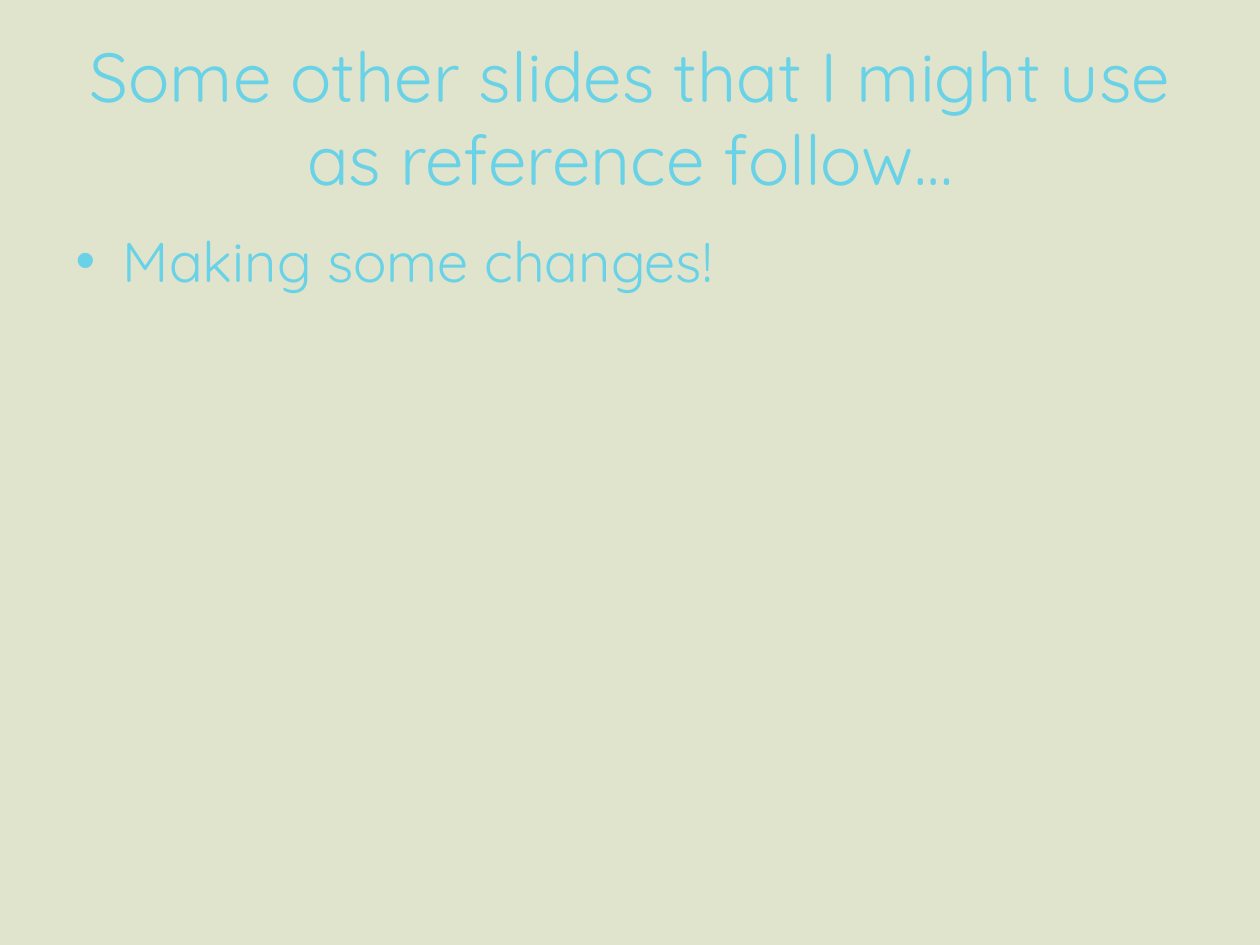
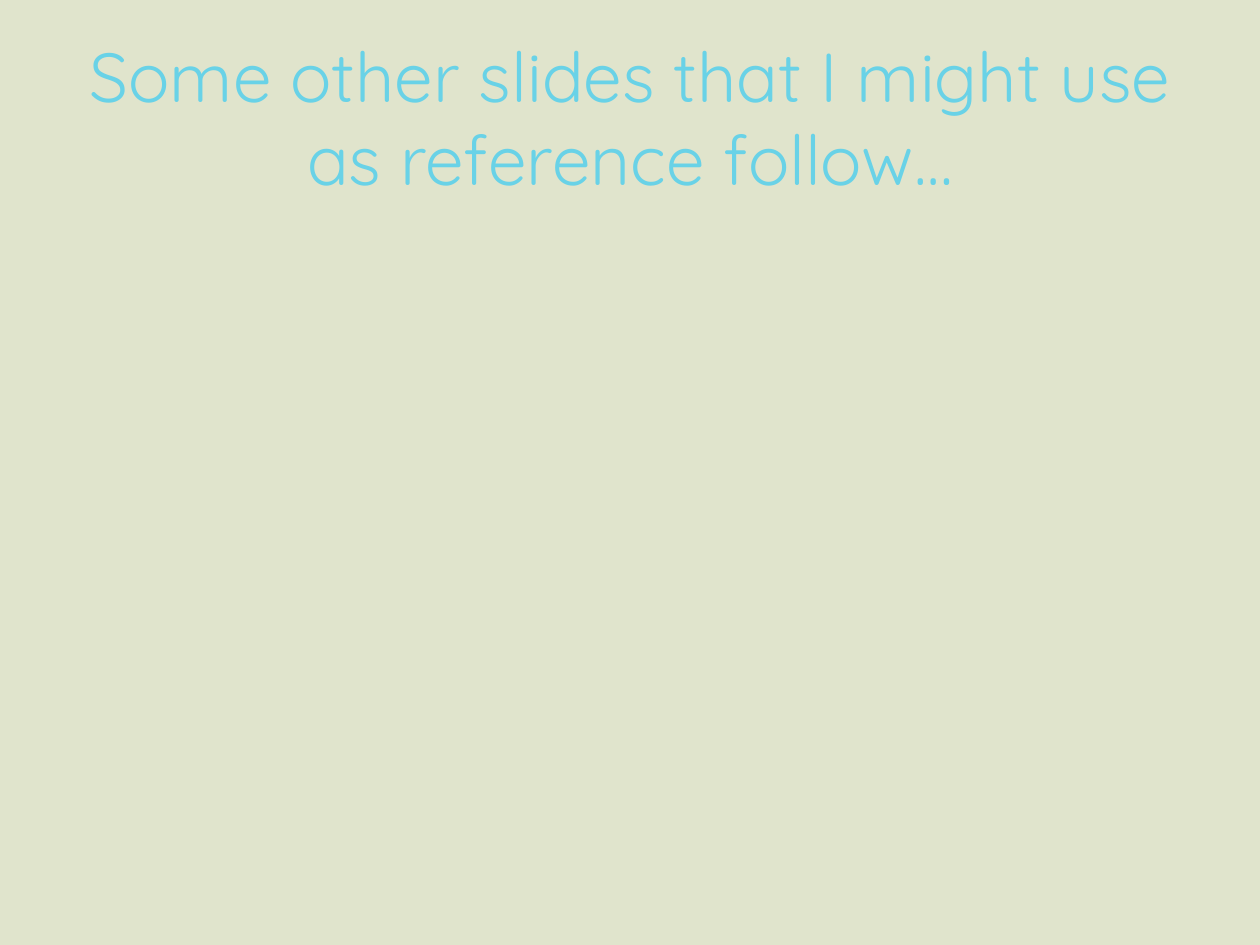
Before and after one commit to coconn/Friday-Noon-Seminar---Git-Github, a slide deck: slide 9 of FNS-13032015-Git-Primer.pptx (slide 8 before the commit). Drawn at 1260x945 pixels with LibreOffice and Linux fonts; fonts in the diff are those of the drawing. Boxes give left, top, right and bottom in pixels: in the first picture for what was removed or moved away, otherwise in the second. Text is boxed around its words. In the diff, an @@ line names an element or a change of style, - is before the commit and + after.

```diff
--- a/FNS-13032015-Git-Primer.pptx
+++ b/FNS-13032015-Git-Primer.pptx
@@ text removed at <box>123,240,712,293</box> @@
-• Making some changes!
```
Also in this commit, not shown: 4 other slides changed, 3 slides added, 2 slides removed.
